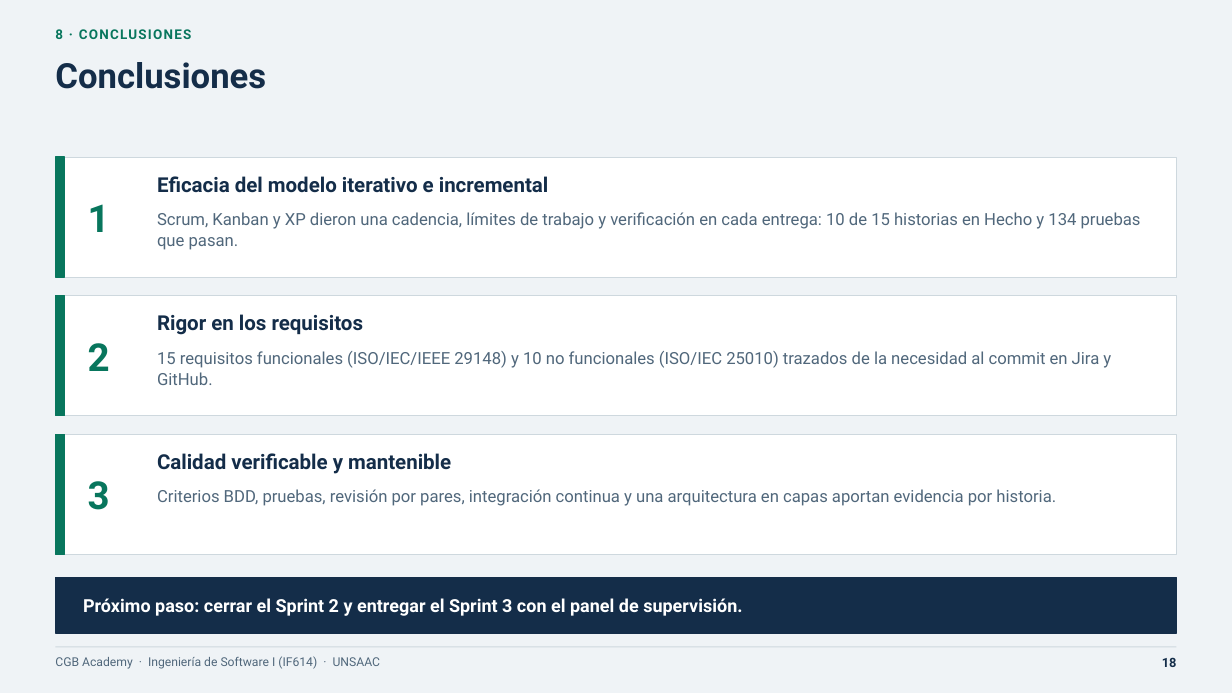
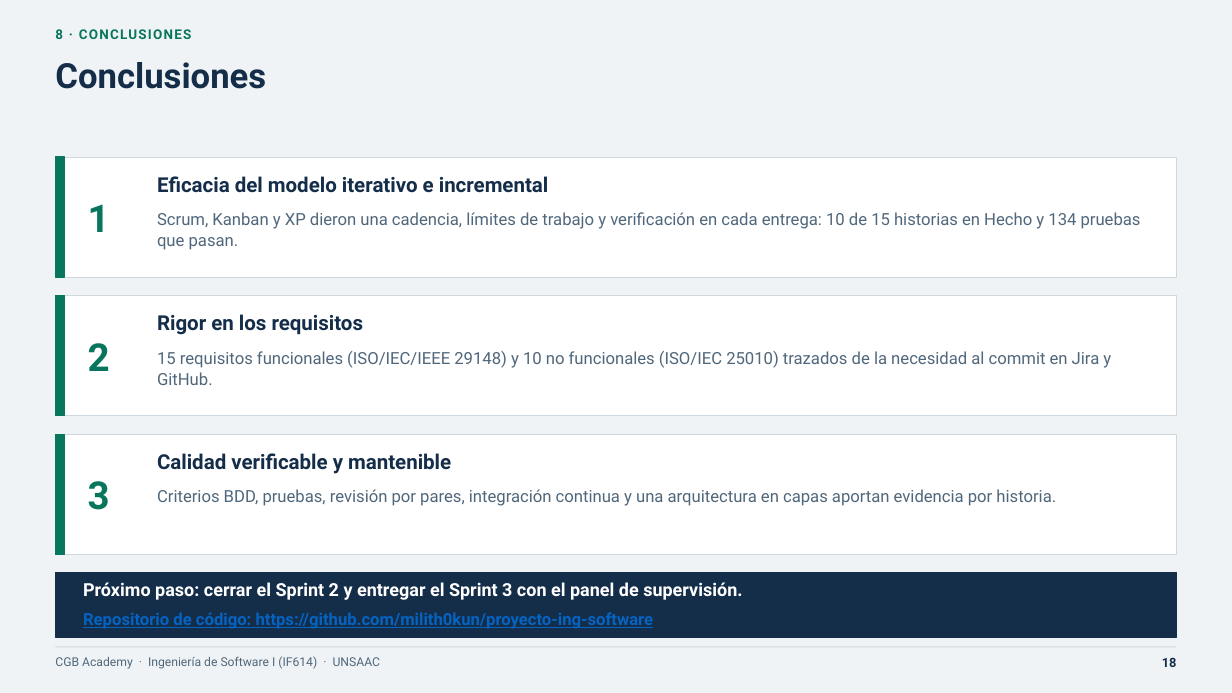
Before and after one commit to milith0kun/proyecto-ing-software, a slide deck: slide 18 of Diapos/Presentacion-CGB-Academy.pptx. Drawn at 1232x693 pixels with LibreOffice and Linux fonts; fonts in the diff are those of the drawing. Boxes give left, top, right and bottom in pixels: in the first picture for what was removed or moved away, otherwise in the second. Text is boxed around its words. In the diff, an @@ line names an element or a change of style, - is before the commit and + after.

Commit message:
docs(presentacion): agrega el enlace del repositorio de código en la portada y el cierre (CGB-78)

```diff
--- a/Diapos/Presentacion-CGB-Academy.pptx
+++ b/Diapos/Presentacion-CGB-Academy.pptx
@@ rectangle: place and size @@
-rectangle at box(55, 578, 1177, 633)
+rectangle at box(55, 573, 1177, 638)
@@ text "Próximo paso: cerrar el Sprint ...": place and size @@
-text "Próximo paso: cerrar el Sprint ..." at box(83, 598, 742, 616)
+text "Próximo paso: cerrar el Sprint ..." at box(83, 582, 742, 600)
@@ text added at box(83, 612, 654, 629), 13 pt, text #0563C1, bold, underline @@
+Repositorio de código: https://github.com/milith0kun/proyecto-ing-software
```
Also in this commit, not shown: 1 other slide changed.
